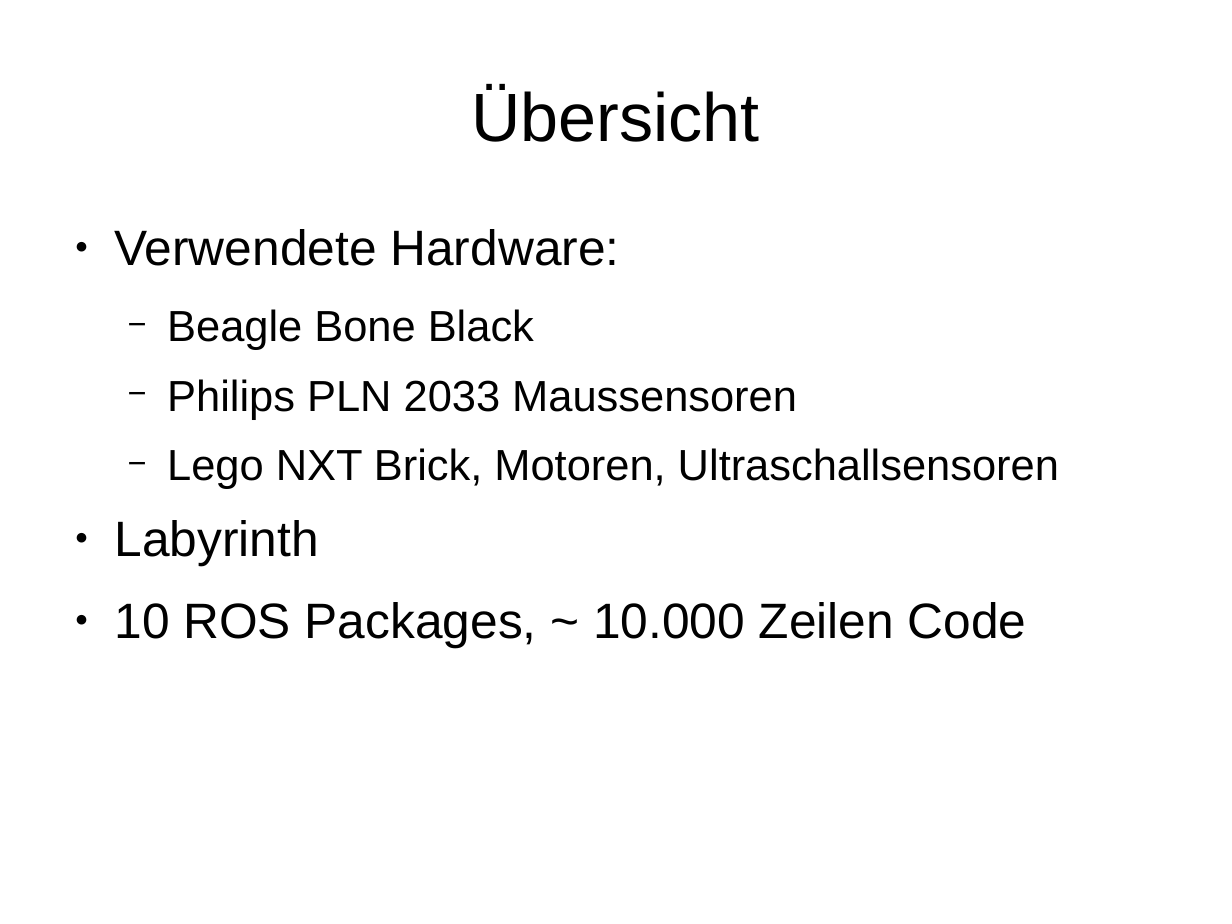
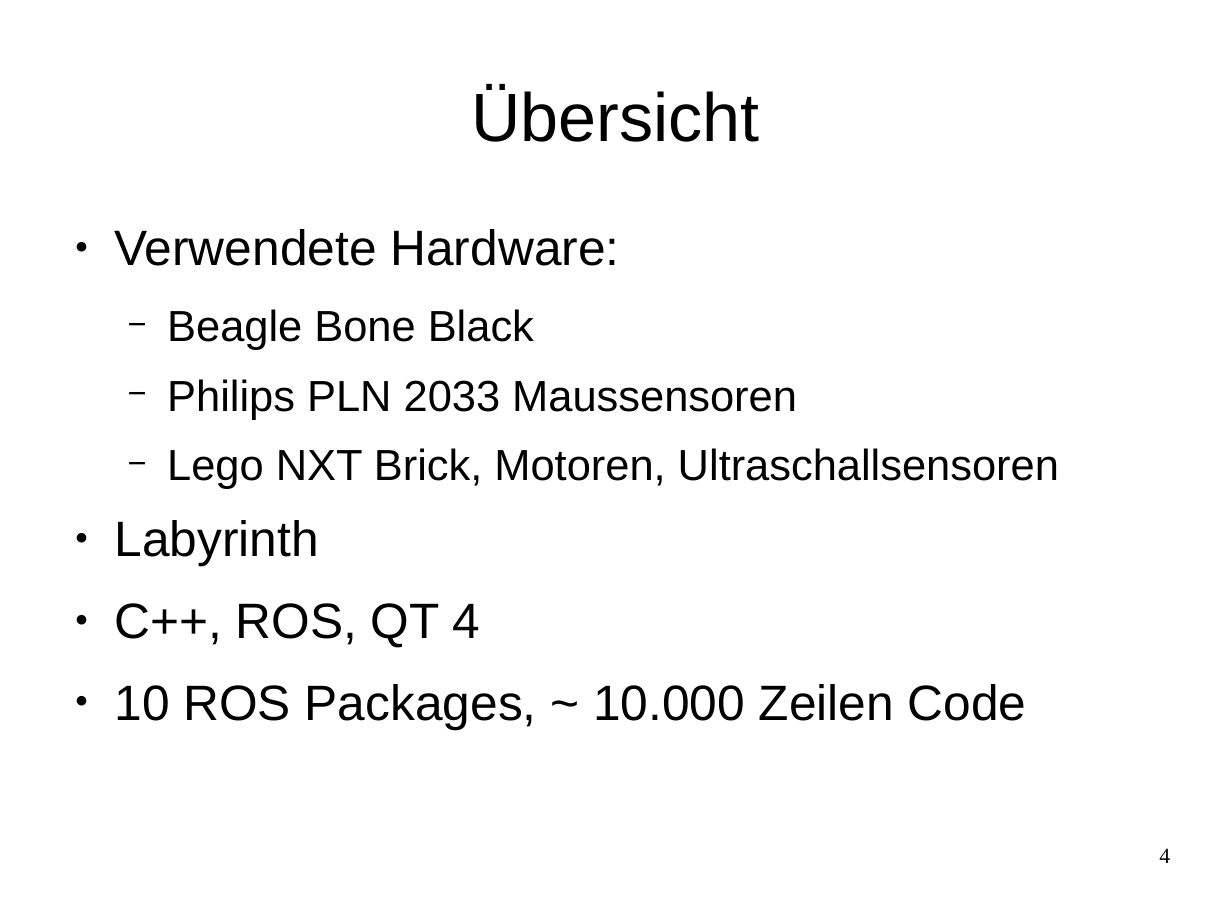
Before and after one commit to Smart-Minotaur/nxt_minotaur, a slide deck: slide 4 of doc/Präsentation.odp (slide 3 before the commit). Drawn at 1232x924 pixels with LibreOffice and Linux fonts; fonts in the diff are those of the drawing. Boxes give left, top, right and bottom in pixels: in the first picture for what was removed or moved away, otherwise in the second. Text is boxed around its words. In the diff, an @@ line names an element or a change of style, - is before the commit and + after.

```diff
--- a/doc/Präsentation.odp
+++ b/doc/Präsentation.odp
@@ text at (114, 603, 481, 648): paragraph added @@
+● C++, ROS, QT 4
@@ page number added at (1159, 848, 1170, 863), 14 pt, text #000000 @@
+4
```
Also in this commit, not shown: 18 other slides changed, 6 slides added, 3 slides removed.
